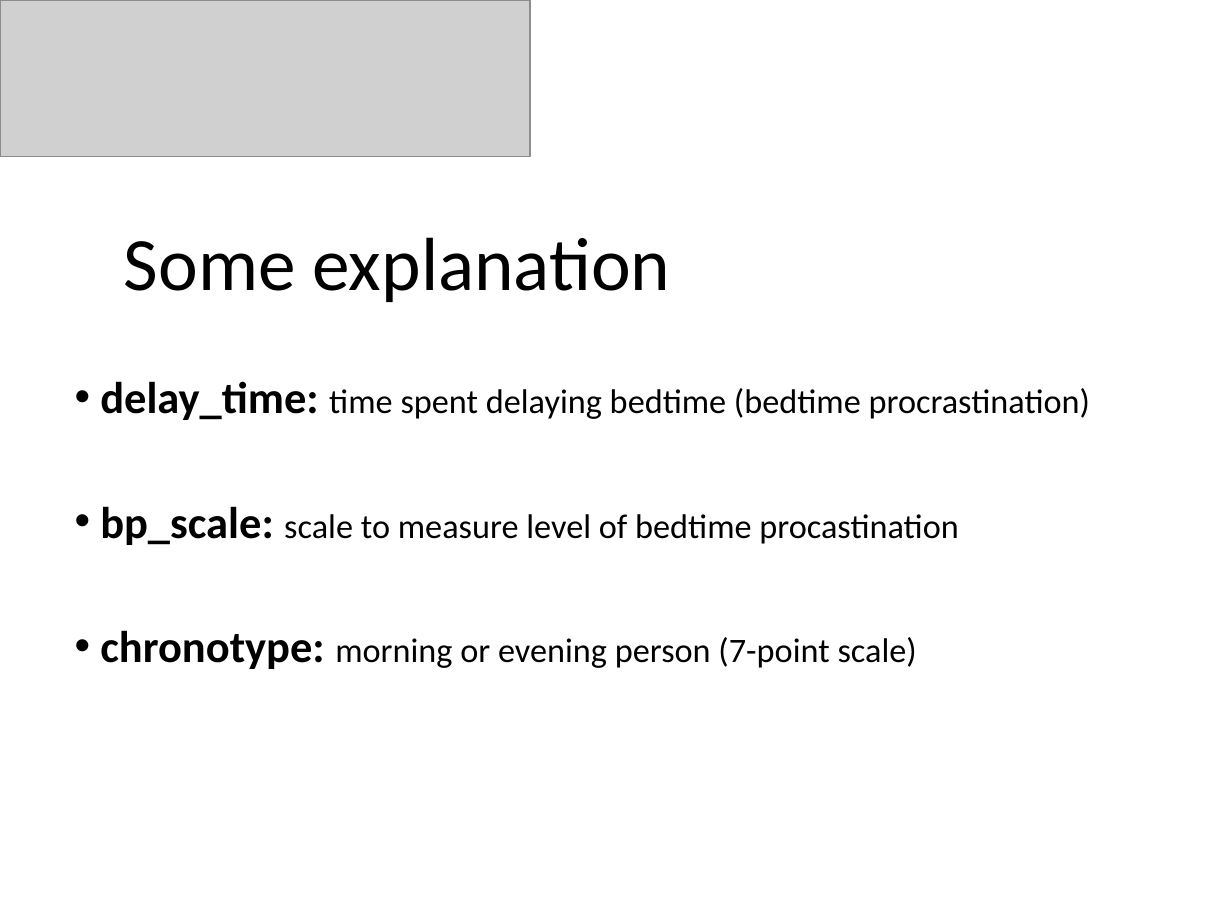
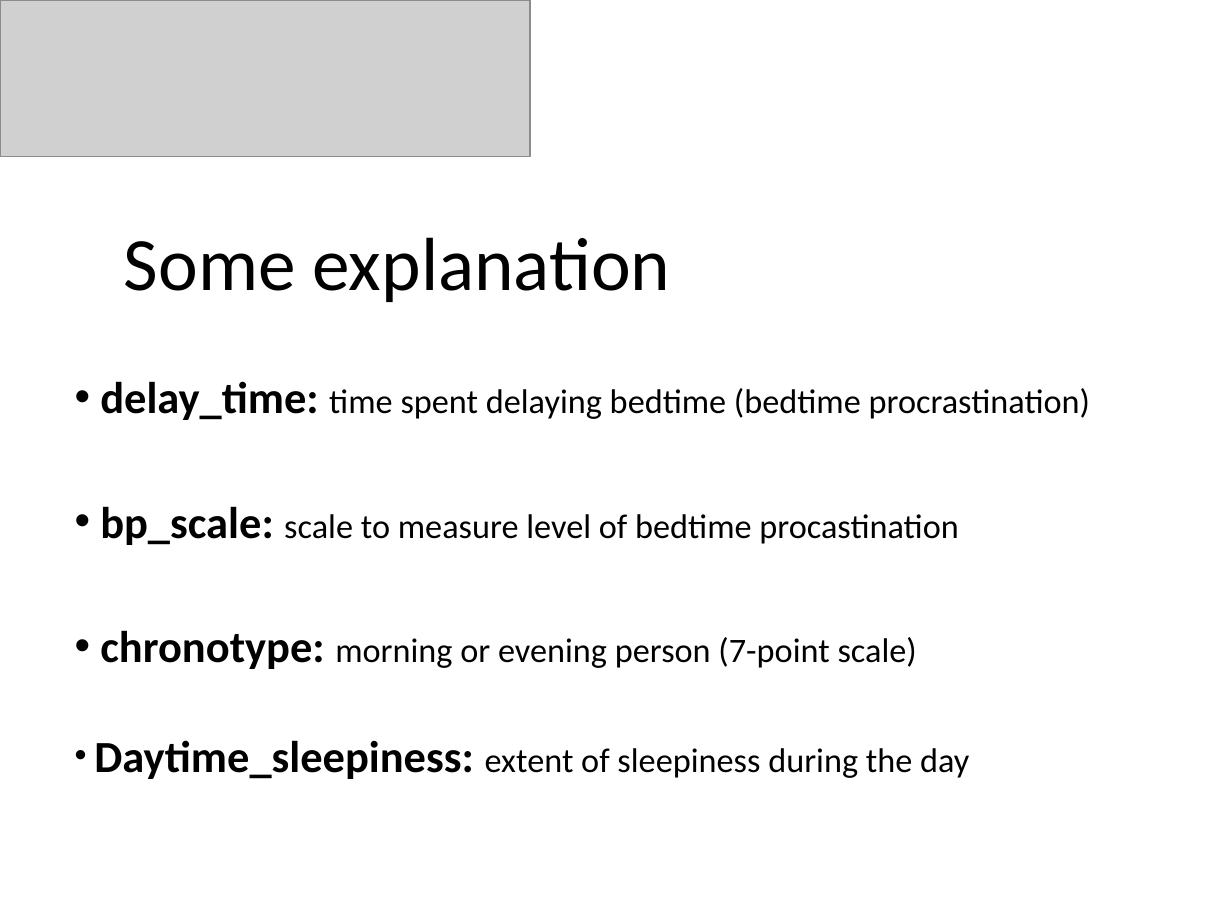
Before and after one commit to JesseSchouten/Project_Big_Data, a slide deck: slide 6 of Report/Presentation.pptx. Drawn at 1232x924 pixels with LibreOffice and Linux fonts; fonts in the diff are those of the drawing; grey boxes stand for pictures. Boxes give left, top, right and bottom in pixels: in the first picture for what was removed or moved away, otherwise in the second. Text is boxed around its words. In the diff, an @@ line names an element or a change of style, - is before the commit and + after.

```diff
--- a/Report/Presentation.pptx
+++ b/Report/Presentation.pptx
@@ subtitle at [94,740,969,779]: paragraph added @@
+• Daytime_sleepiness: extent of sleepiness during the day
```
Also in this commit, not shown: 2 other slides changed, 2 other files.
